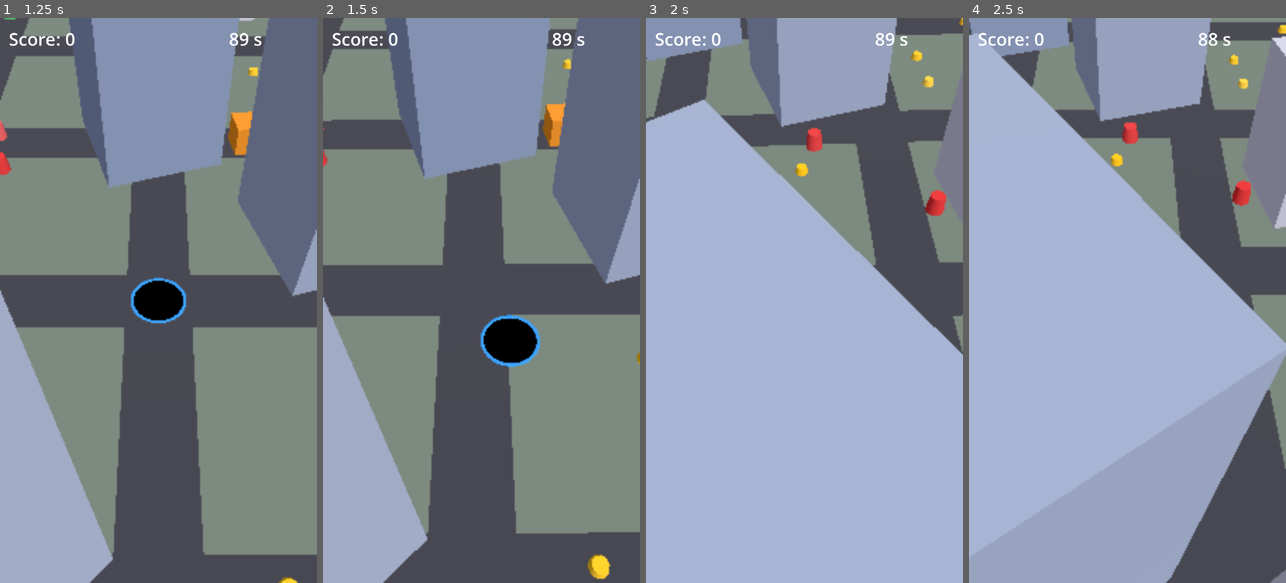
Above: before the commit, frames 1-4 (left to right).
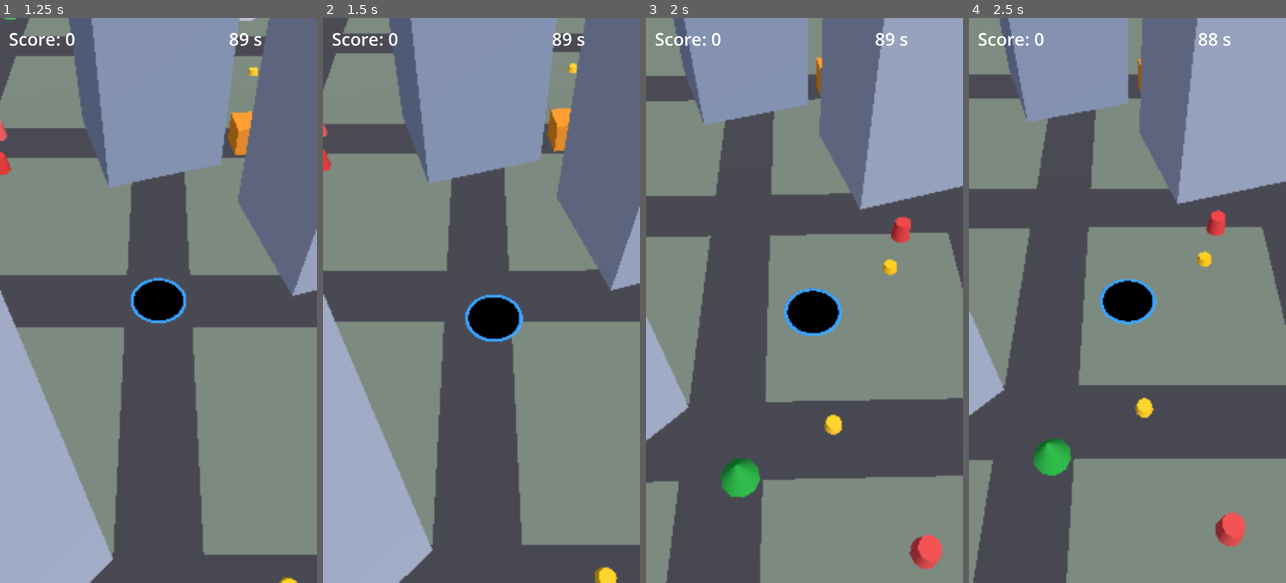
Above: after the commit, the same moments.

Repository: jp196400/hole-arcade
Game: Godot game, scene res://main.tscn
The game is run twice, just before and just after one commit, with the same random seed, the same clock (stepped at 60 frames per second) and the same inputs.
Inputs (mouse positions are in pixels of both pictures, inside the frame that each line leads up to):
- Up to frame 1 (1.25 s): tap Enter at 0.5 s; move the mouse to (228, 272) at 0.52 s; click (228, 272) at 0.67 s
- Up to frame 2 (1.5 s): tap Space at 1.25 s; drag from (418, 328) to (465, 413) at 1.27 s
- Up to frame 3 (2 s): no input
- Up to frame 4 (2.5 s): move the mouse to (1159, 176) at 2.02 s; click (1159, 176) at 2.17 s

Frame 1 is identical in both runs. In frame 2, 11% of the frame differs, in the area x 0-100%, y 0-100%; in frame 3, 91%; in frame 4, 91%.

Commit message:
Slow the hole to a Hole.io pace.
Drag sensitivity is 45% of the old mapping and the speed cap is half. ?speed= multiplies both so a phone can try other values.

Co-authored-by: jp196400 <jp196400@users.noreply.github.com>

Diff:
--- a/main.gd
+++ b/main.gd
@@ -3,9 +3,9 @@
 
 const ROUND_TIME := 90.0
 const CITY_HALF := 40.0
-const SPEED := 0.06  # world units per screen pixel dragged
-const FOLLOW_RATE := 18.0  # exponential catch-up toward the finger
-const MAX_SPEED := 72.0  # world units per second; stops a touch spike from teleporting
+const DRAG_SENSITIVITY := 0.027  # world units per screen pixel; 45% of the previous 0.06
+const MAX_SPEED := 36.0  # world units per second; half of the previous 72
+const FOLLOW_RATE := 18.0  # exponential catch-up toward the finger; unchanged
 
 var hole_pos := Vector3.ZERO
 var drag_target := Vector3.ZERO
@@ -30,6 +30,7 @@
 var over_lbl: Label
 var debug_lbl: Label
 var debug_on := false
+var speed_scale := 1.0  # ?speed=0.5 multiplies sensitivity and the cap
 var lit_mat: StandardMaterial3D
 var shown_score := -1
 var shown_sec := -1
@@ -37,6 +38,7 @@
 func _ready() -> void:
 	randomize()
 	debug_on = _query_debug()
+	speed_scale = _query_speed()
 	lit_mat = _mat(Color.WHITE)
 	lit_mat.vertex_color_use_as_albedo = true
 	_build_world()
@@ -52,11 +54,28 @@
 func _no_shadow(g: GeometryInstance3D) -> void:
 	g.cast_shadow = GeometryInstance3D.SHADOW_CASTING_SETTING_OFF
 
+func _web_search() -> String:
+	if not OS.has_feature("web"):
+		return ""
+	return str(JavaScriptBridge.eval("window.location.search", true))
+
 func _query_debug() -> bool:
-	if not OS.has_feature("web"):
-		return false
-	var search := str(JavaScriptBridge.eval("window.location.search", true))
-	return search.find("debug=1") != -1
+	return _web_search().find("debug=1") != -1
+
+func _query_speed() -> float:
+	var search := _web_search()
+	var key := "speed="
+	var at := search.find(key)
+	if at == -1:
+		return 1.0
+	var rest := search.substr(at + key.length())
+	var amp := rest.find("&")
+	if amp != -1:
+		rest = rest.substr(0, amp)
+	var value := float(rest)
+	if value <= 0.0:
+		return 1.0
+	return clampf(value, 0.05, 3.0)
 
 func _with_color(src: Mesh, color: Color) -> ArrayMesh:
 	var arrays := src.surface_get_arrays(0)
@@ -273,7 +292,7 @@
 func _input(event: InputEvent) -> void:
 	if event is InputEventScreenDrag and playing:
 		# Relative drag moves the target. The hole eases toward it in _process.
-		var d: Vector2 = event.relative * SPEED * (0.8 + hole_radius * 0.2)
+		var d: Vector2 = event.relative * DRAG_SENSITIVITY * speed_scale * (0.8 + hole_radius * 0.2)
 		drag_target += Vector3(d.x, 0, d.y)
 		drag_target.x = clampf(drag_target.x, -CITY_HALF, CITY_HALF)
 		drag_target.z = clampf(drag_target.z, -CITY_HALF, CITY_HALF)
@@ -287,7 +306,7 @@
 		return
 	var alpha := 1.0 - exp(-FOLLOW_RATE * delta)
 	var step := to * alpha
-	var max_step := MAX_SPEED * (0.8 + hole_radius * 0.2) * delta
+	var max_step := MAX_SPEED * speed_scale * (0.8 + hole_radius * 0.2) * delta
 	if step.length() > max_step:
 		step = to.normalized() * max_step
 	# Never step past the target (large delta would otherwise overshoot the cap math).
@@ -355,7 +374,7 @@
 	var bodies := int(Performance.get_monitor(Performance.PHYSICS_3D_ACTIVE_OBJECTS))
 	var fps := Engine.get_frames_per_second()
 	var win := DisplayServer.window_get_size()
-	debug_lbl.text = "FPS %d\nframe %.1f ms\nphysics %.2f ms\ndraws %d\nbodies %d\nview %dx%d" % [fps, frame_ms, phys_ms, draws, bodies, win.x, win.y]
+	debug_lbl.text = "FPS %d\nframe %.1f ms\nphysics %.2f ms\ndraws %d\nbodies %d\nview %dx%d\nspeed x%.2f" % [fps, frame_ms, phys_ms, draws, bodies, win.x, win.y, speed_scale]
 	if OS.has_feature("web"):
 		JavaScriptBridge.eval("window.__godotStats={fps:%d,frameMs:%.2f,physMs:%.2f,draws:%d,bodies:%d,vw:%d,vh:%d}" % [fps, frame_ms, phys_ms, draws, bodies, win.x, win.y], true)
 
Not shown, changed: README.md
